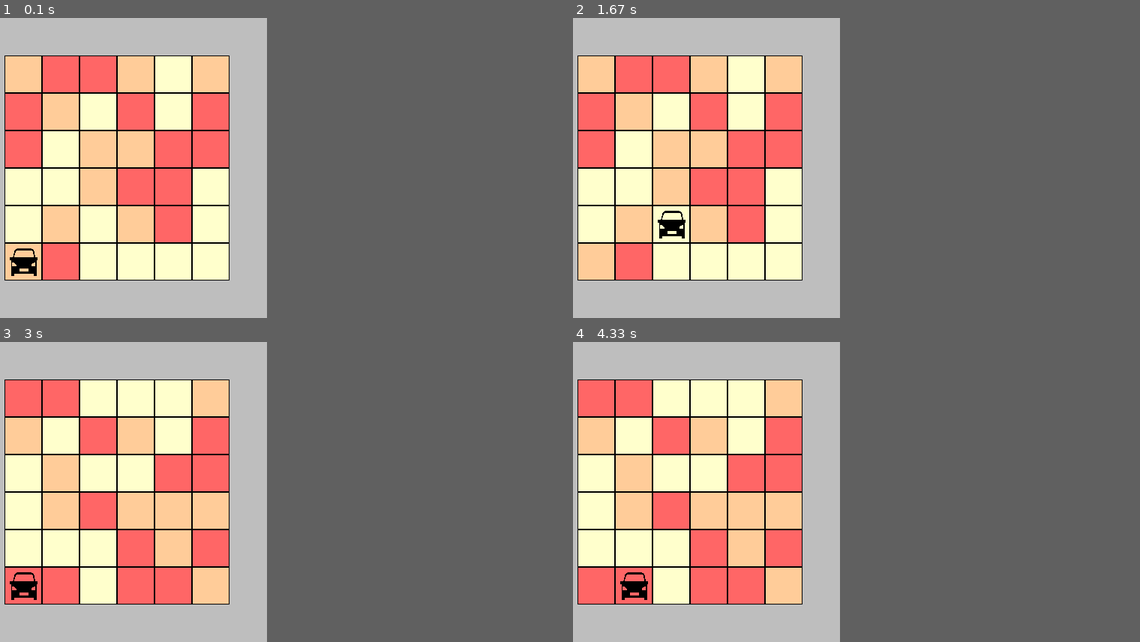
Above: before the commit, frames 1-4 (two rows, left to right).
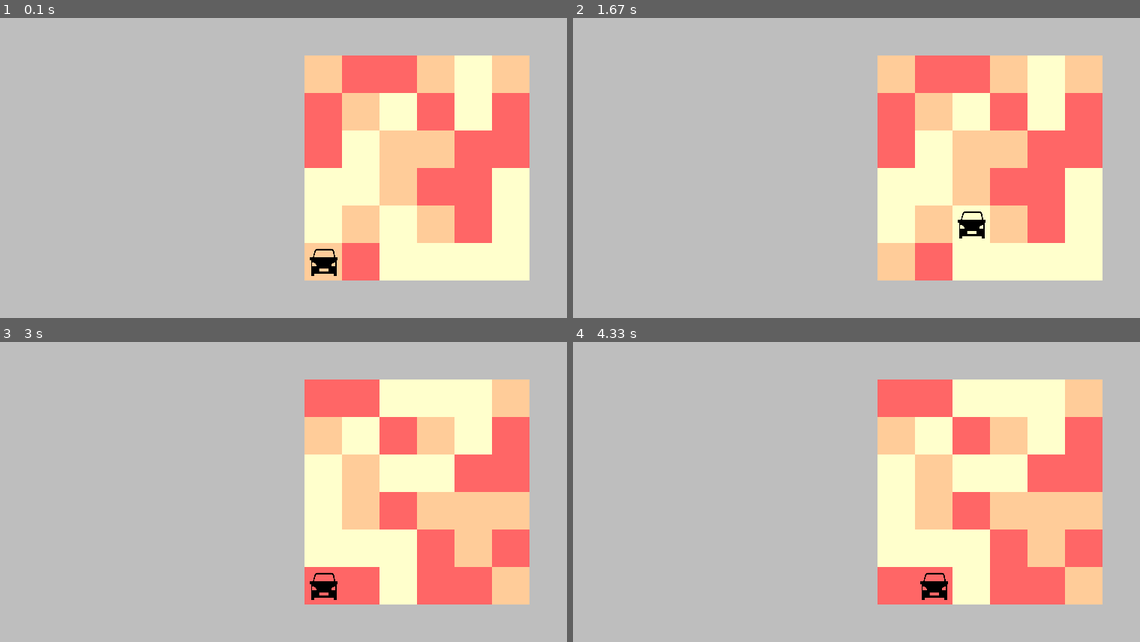
Above: after the commit, the same moments.

Repository: paulsilvap/car_pygame_env
Game: pygame game, started from pygame_env.py
The game is run twice, just before and just after one commit, with the same random seed, the same clock (stepped at 60 frames per second) and the same inputs.
Inputs:
- Up to frame 1 (0.1 s): no input
- Up to frame 2 (1.67 s): hold Right 0.33-0.8 s; hold Up 0.83-1.13 s; hold Right 1.17-1.63 s
- Up to frame 3 (3 s): hold Left 1.67-2.2 s; hold Down 2.23-2.53 s; hold Left 2.57-2.97 s
- Up to frame 4 (4.33 s): hold Up 3-3.37 s; hold Right 3.4-4.03 s; hold Down from 4.07 s (still down)
In our replay, the window is 400x400 before the commit and 800x400 after it. These sizes can differ from the game's own. Grey fills any space a smaller window leaves; there, only what the larger window draws over its background counts as a difference.

The runs differ from the first frame. In frame 1, 60% of the frame differs, in the area x 0-94%, y 12-88%; in frame 2, 60%; in frame 3, 60%; in frame 4, 60%.

Commit message:
Extend screen

Diff:
--- a/pygame_env.py
+++ b/pygame_env.py
@@ -3,16 +3,19 @@
 import random
 
 WINDOW_HEIGHT = int(400 * 1)
-WINDOW_WIDTH = int(400 * 1)
+WINDOW_WIDTH = int(800 * 1)
+GRID_HEIGHT = WINDOW_HEIGHT
+GRID_WIDTH = int(WINDOW_WIDTH / 2)
 BLOCK_SIZE = int(50 * 1)
 COLORS = [(255,255,204),(255,204,153),(255,102,102)]
+GRID_DIMENSION = int((GRID_HEIGHT - BLOCK_SIZE*2) / BLOCK_SIZE)
 
 grids = []
 steps = 0
 
 def drawGrid(screen, blockSize):
-    for x in range(blockSize, WINDOW_WIDTH-blockSize, blockSize):
-        for y in range(blockSize, WINDOW_HEIGHT-blockSize, blockSize):
+    for x in range(blockSize, GRID_WIDTH-blockSize, blockSize):
+        for y in range(blockSize, GRID_HEIGHT-blockSize, blockSize):
             rect = pygame.Rect(x, y, blockSize, blockSize)
             index = random.randint(0,2)
             grids.append([rect, index])
@@ -20,14 +23,21 @@
 
 pygame.init()
 screen = pygame.display.set_mode((WINDOW_WIDTH, WINDOW_HEIGHT))
+canvas = pygame.Surface((WINDOW_WIDTH,WINDOW_HEIGHT))
+subrect1 = pygame.Rect(0,0,GRID_WIDTH,GRID_HEIGHT)
+subrect2 = pygame.Rect(GRID_WIDTH,0,GRID_WIDTH,GRID_HEIGHT)
+subsurface1 = canvas.subsurface(subrect1)
+subsurface2 = canvas.subsurface(subrect2)
 
 # Car icon taken from: https://uxwing.com/car-icon/
 car_surface = pygame.image.load('car.png').convert_alpha()
 car_surface = pygame.transform.scale(car_surface,(int(BLOCK_SIZE*0.75), int(BLOCK_SIZE*0.75)))
-car_rect = car_surface.get_rect(center = (BLOCK_SIZE + (BLOCK_SIZE/2), WINDOW_WIDTH - (BLOCK_SIZE + (BLOCK_SIZE/2))))
+car_rect = car_surface.get_rect(center = (GRID_WIDTH + BLOCK_SIZE + (BLOCK_SIZE/2), GRID_HEIGHT - (BLOCK_SIZE + (BLOCK_SIZE/2))))
 
-screen.fill('Gray')
-drawGrid(screen, BLOCK_SIZE)
+subsurface1.fill('Gray')
+subsurface2.fill('Gray')
+drawGrid(subsurface2, BLOCK_SIZE)
+# pygame.draw.rect(subsurface2, 'white', car_rect)
 
 while True:
     for event in pygame.event.get():
@@ -41,19 +51,22 @@
                 for i in range(len(grids)):
                     grids[i][1] = random.randint(0,2)
             for (rect, index) in grids:
-                pygame.draw.rect(screen, COLORS[index], rect)
+                pygame.draw.rect(subsurface2, COLORS[index], rect)
             if event.key == pygame.K_UP and car_rect.top > BLOCK_SIZE * 2:
                 car_rect.top -= BLOCK_SIZE
-            elif event.key == pygame.K_DOWN and car_rect.bottom < WINDOW_WIDTH - BLOCK_SIZE * 2:
+            elif event.key == pygame.K_DOWN and car_rect.bottom < GRID_WIDTH - BLOCK_SIZE * 2:
                 car_rect.bottom += BLOCK_SIZE
-            elif event.key == pygame.K_LEFT and car_rect.left > BLOCK_SIZE * 2:
+            elif event.key == pygame.K_LEFT and car_rect.left > GRID_WIDTH + BLOCK_SIZE * 2:
                 car_rect.left -= BLOCK_SIZE
-            elif event.key == pygame.K_RIGHT and car_rect.right < WINDOW_WIDTH - BLOCK_SIZE * 2:
+            elif event.key == pygame.K_RIGHT and car_rect.right < (GRID_WIDTH * 2) - BLOCK_SIZE * 2:
                 car_rect.right += BLOCK_SIZE
 
     for (rect, _) in grids:
         pygame.draw.rect(screen, 'Black', rect, 1)
 
+    screen.blit(subsurface1, (0,0))
+    screen.blit(subsurface2, (400,0))
+
     screen.blit(car_surface,car_rect)
 
     pygame.display.update()
